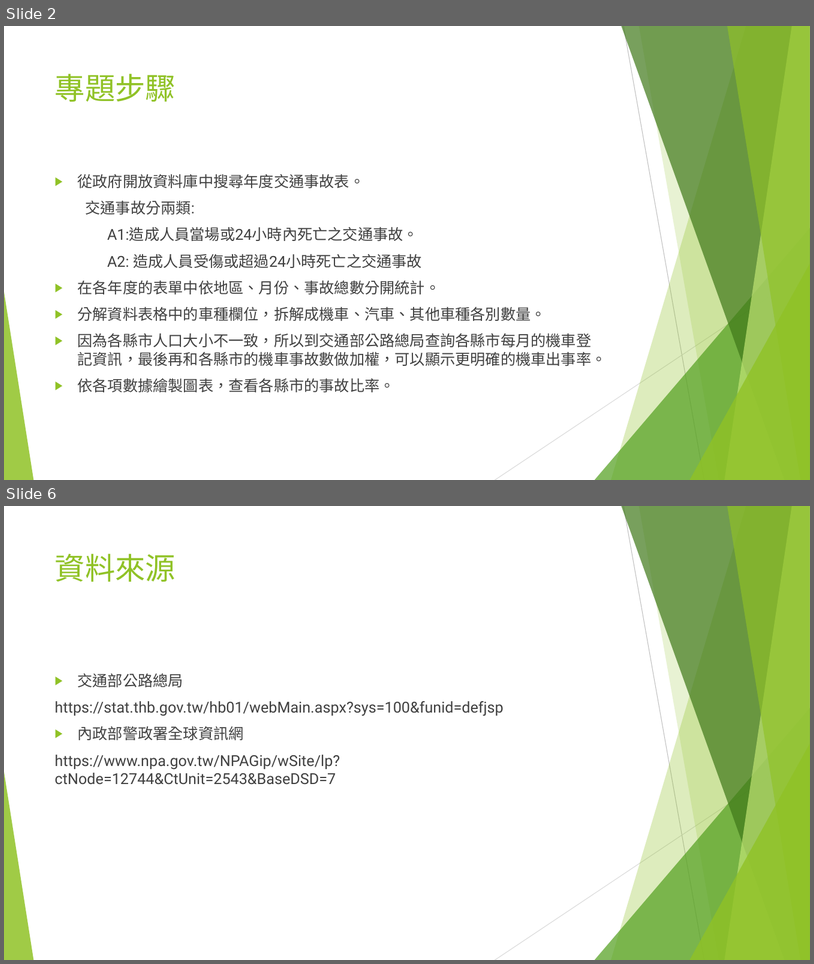
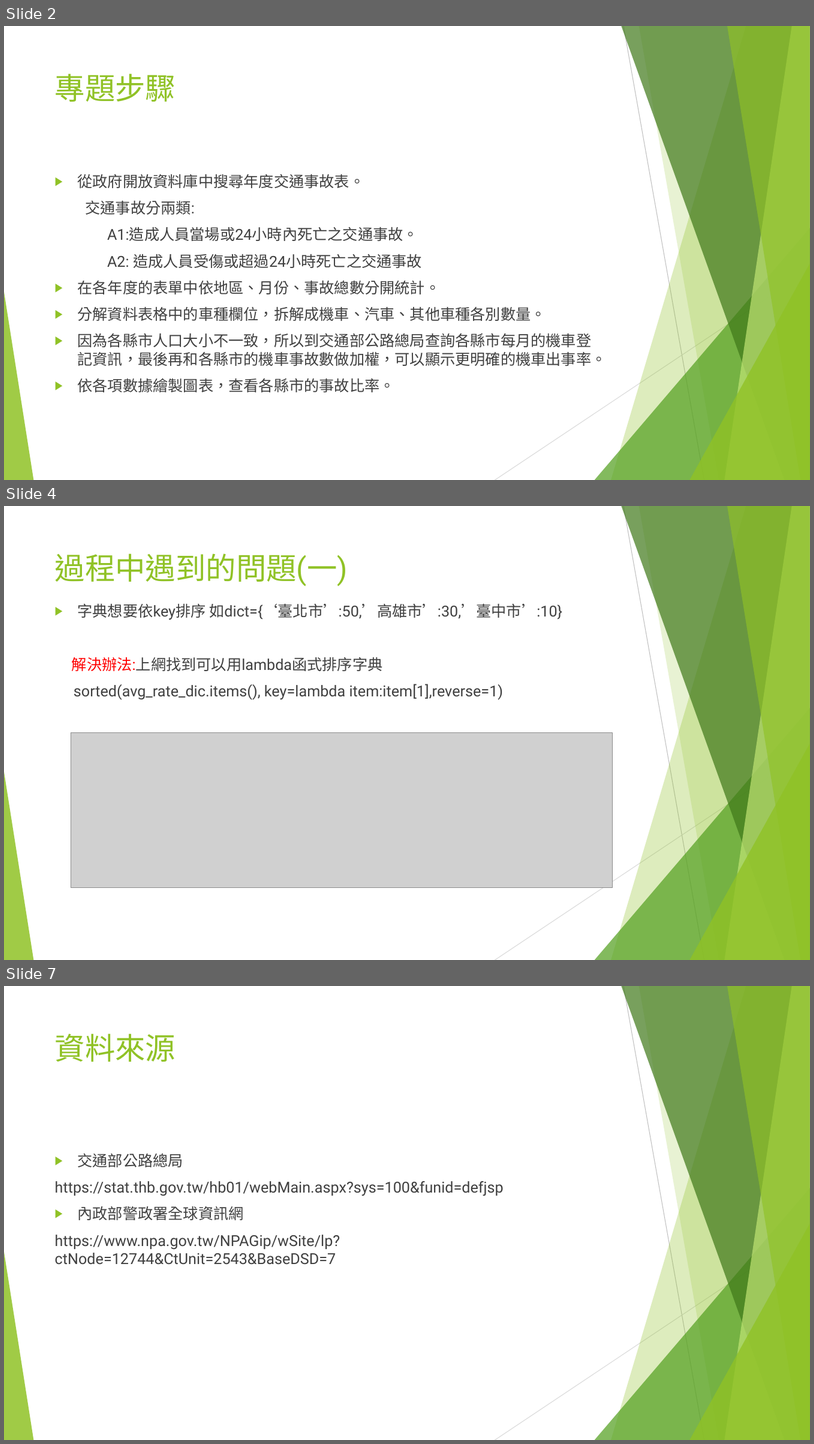
Before and after one commit to ooxx2500/python-sql-for-test, a slide deck: python/專題報告/專題報告-台灣交通事故.pptx. Shown one above the other, each under a label of ours: slides 2 and 6 before the commit, slides 2, 4 and 7 after it; the slides between them are not shown. The pictures are 814x964 and 814x1444 pixels, drawn with LibreOffice and Linux fonts; fonts in the diff are those of the drawing; grey boxes stand for pictures. Boxes give left, top, right and bottom in pixels: in the first picture for what was removed or moved away, otherwise in the second. Text is boxed around its words. In the diff, an @@ line names an element or a change of style, - is before the commit and + after.

```diff
--- a/python/專題報告/專題報告-台灣交通事故.pptx
+++ b/python/專題報告/專題報告-台灣交通事故.pptx
@@ slide 4 added at <box>4,506,810,960</box>, background #FFFFFF; not listed: 10 template elements that a slide beside it also shows @@
@@ title added at <box>55,553,348,586</box>, 36 pt, text #90C226 @@
+過程中遇到的問題(一)
@@ text added at <box>72,603,563,700</box>, 18 pt, text #404040 @@
+▶ 字典想要依key排序 如dict={‘臺北市’:50,’高雄市’:30,’臺中市’:10}
+解決辦法:上網找到可以用lambda函式排序字典
+sorted(avg_rate_dic.items(), key=lambda item:item[1],reverse=1)
@@ picture added at <box>71,733,612,887</box> @@
@@ what was slide 6 is now slide 7 @@
```
Also in this commit, not shown: 1 slide changed, 2 other slides added, 2 slides removed, 3 other files.
